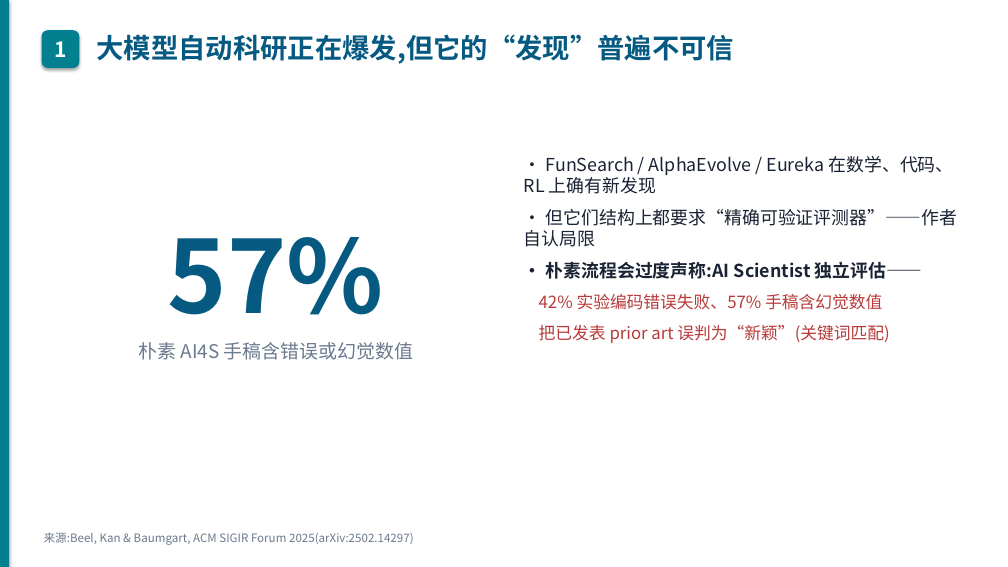
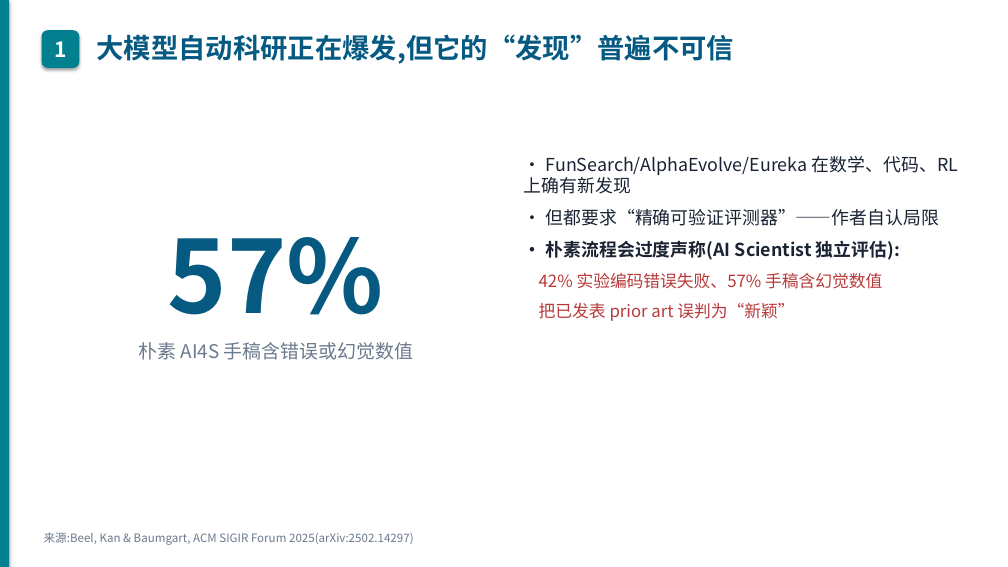
Before and after one commit to wbz0429/PathPlanningwithEnergy, a slide deck: slide 2 of autoresearch/energy_m100/experiments/midterm_defense.pptx. Drawn at 1008x567 pixels with LibreOffice and Linux fonts; fonts in the diff are those of the drawing. Boxes give left, top, right and bottom in pixels: in the first picture for what was removed or moved away, otherwise in the second. Text is boxed around its words. In the diff, an @@ line names an element or a change of style, - is before the commit and + after.

```diff
--- a/autoresearch/energy_m100/experiments/midterm_defense.pptx
+++ b/autoresearch/energy_m100/experiments/midterm_defense.pptx
@@ text at [524,156,958,260]: text changed @@
-· FunSearch / AlphaEvolve / Eureka 在数学、代码、RL 上确有新发现
-· 但它们结构上都要求“精确可验证评测器”——作者自认局限
-· 朴素流程会过度声称:AI Scientist 独立评估——
+· FunSearch/AlphaEvolve/Eureka 在数学、代码、RL 上确有新发现
+· 但都要求“精确可验证评测器”——作者自认局限
+· 朴素流程会过度声称(AI Scientist 独立评估):
@@ text at [539,303,794,321]: text changed @@
-把已发表 prior art 误判为“新颖”(关键词匹配)
+把已发表 prior art 误判为“新颖”
```
Also in this commit, not shown: 16 other slides changed, 4 slides added, 1 other file.
